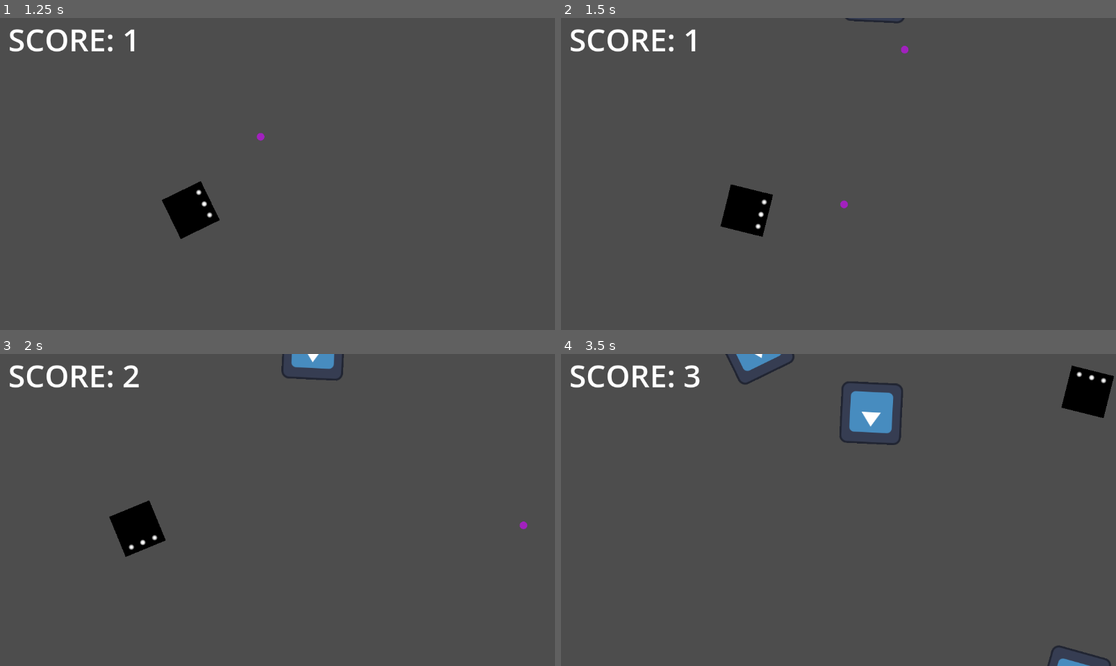
Above: before the commit, frames 1-4 (two rows, left to right).
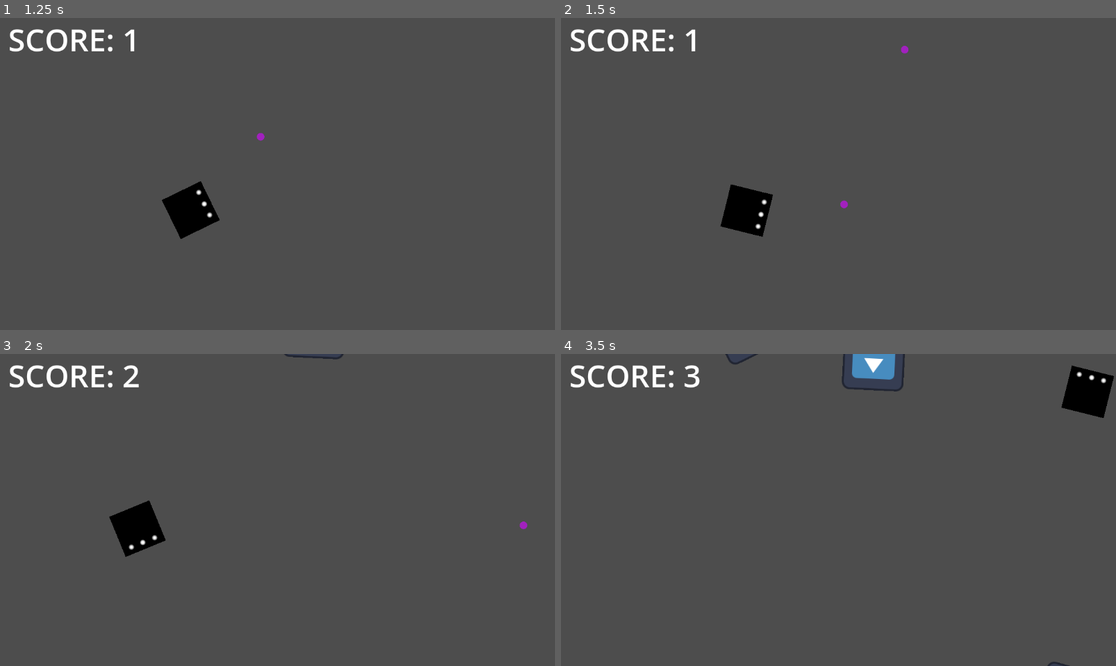
Above: after the commit, the same moments.

Repository: WickerBaskett/das-teroids
Game: Godot game, scene res://scenes/main_level.tscn
Same seed, same stepped clock (60 frames per second), same inputs: the game is played once before the commit and once after it. The engine's default icon, where the game draws it, is replaced by a stand-in: a white triangle on a blue panel in a dark square.
Inputs:
- Up to frame 1 (1.25 s): tap Enter at 0.5 s; hold Right (ui_right) from 0.53 s (still down); hold Space (fire) from 0.53 s (still down)
- Up to frame 2 (1.5 s): release Right (ui_right) at 1.28 s; release Space (fire) at 1.28 s; hold Down (ui_down) from 1.28 s (still down); tap Space (fire) at 1.35 s
- Up to frame 3 (2 s): keep holding Down (ui_down)
- Up to frame 4 (3.5 s): release Down (ui_down) at 2.03 s; hold Right (ui_right) 2.03-2.78 s; hold Space (fire) 2.03-2.78 s; hold Up (ui_up) from 2.78 s (still down); tap Space (fire) at 2.85 s

Frame 1 is identical in both runs. In frame 2, less than 0.1% of the frame differs, in the area x 51-62%, y 0-2%; in frame 3, 0.5%; in frame 4, 2.6%, in the area x 30-100%, y 0-100%.

Commit message:
Adjusted starting state

Diff:
--- a/das-teroids/scenes/asteroid_spawner.tscn
+++ b/das-teroids/scenes/asteroid_spawner.tscn
@@ -20,7 +20,7 @@
 
 [node name="StateMachine" type="Node" parent="." node_paths=PackedStringArray("initial_state")]
 script = ExtResource("2_yafkd")
-initial_state = NodePath("IncreaseDifficulty")
+initial_state = NodePath("Idle")
 
 [node name="Spawning" type="Node" parent="StateMachine"]
 script = ExtResource("3_ju0s6")
